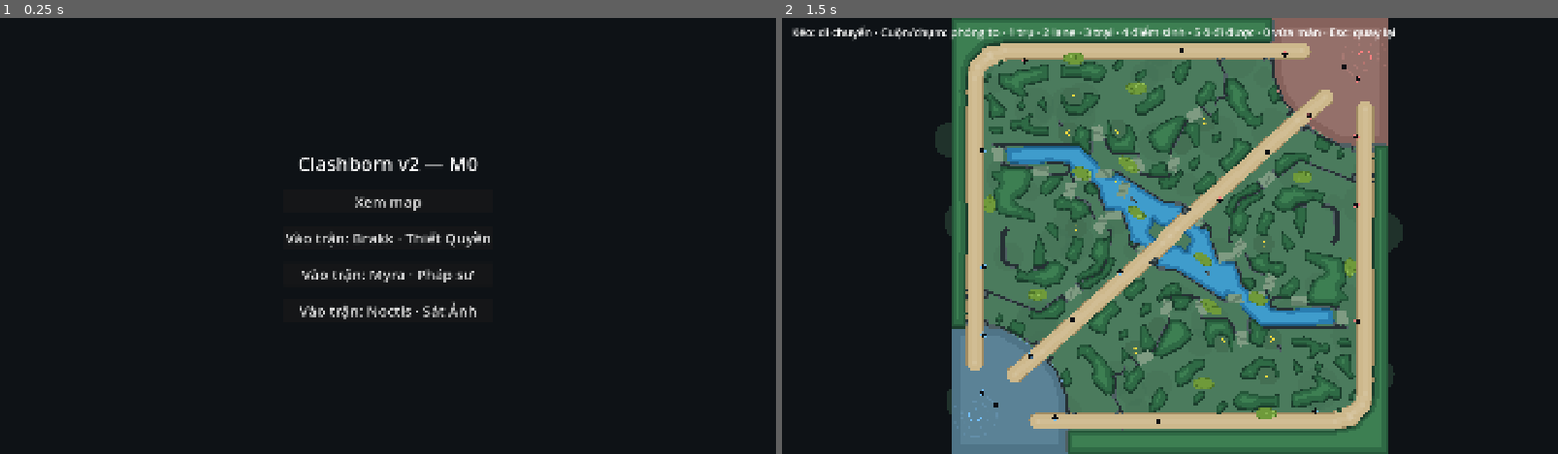
Above: before the commit, frames 1-2 (left to right).
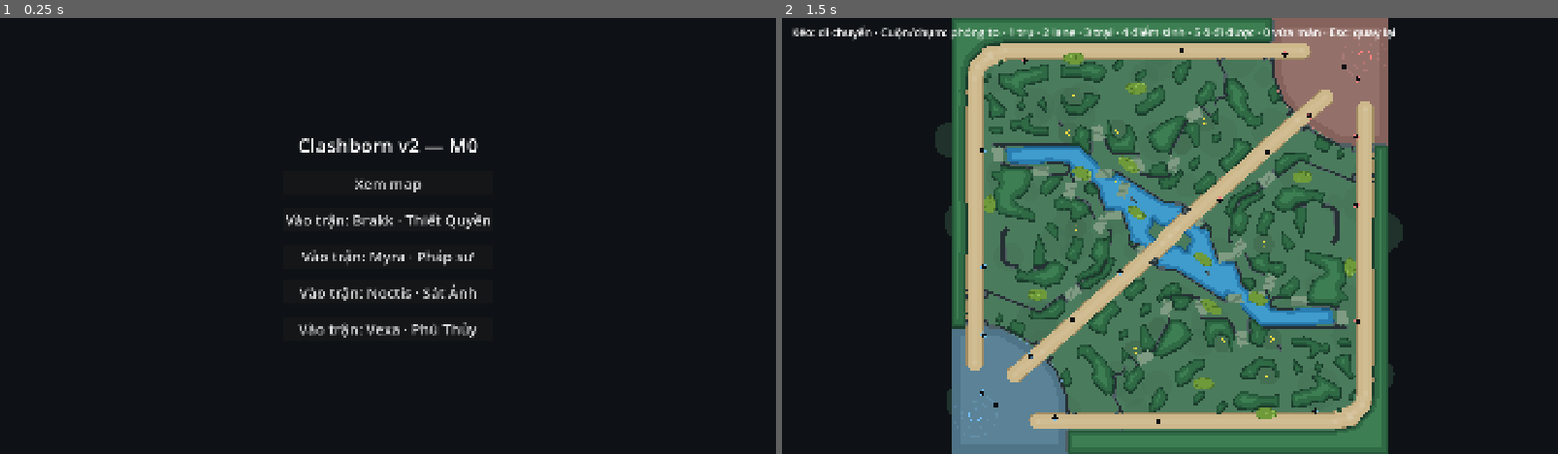
Above: after the commit, the same moments.

Repository: langhoangtien/clash-born-v2
Game: Godot game, scene res://app/main.tscn
The game is run twice, just before and just after one commit, with the same random seed, the same clock (stepped at 60 frames per second) and the same inputs.
Inputs (mouse positions are in pixels of both pictures, inside the frame that each line leads up to):
- Up to frame 1 (0.25 s): no input
- Up to frame 2 (1.5 s): click "Xem map" at 0.5 s; tap Enter at 1.25 s; move the mouse to (1340, 214) at 1.27 s; hold D from 1.28 s (still down); tap 0 at 1.35 s; click (1340, 214) at 1.42 s

The runs differ from the first frame. In frame 1, 3.1% of the frame differs, in the area x 36-64%, y 27-74%; in frame 2, nothing differs.

Commit message:
M6.4: Vexa đầy đủ — hút Trí tuệ, Q ếch, W sóng đẩy lùi, R tước phép, 3 talent (D-84)
- test_vexa: số liệu, nội tại (chỉ hero, không thanh tẩy, hết hạn), Q/W/R, Q II/W II/R II
- màn khởi động: vào trận Vexa
- 468 test xanh (+8), soak xanh

Co-Authored-By: Claude Opus 5.5 <noreply@anthropic.com>
Claude-Session: https://claude.ai/code/session_01U9XXiwXKA4KHDW2xJbUPmE

Diff:
--- a/app/main.gd
+++ b/app/main.gd
@@ -6,7 +6,7 @@
 const MAP_VIEWER: String = "res://app/map_viewer.tscn"
 const MATCH_SCENE: String = "res://app/match_scene.tscn"
 ## Tướng chơi thử được (tạm, tới khi có màn chọn tướng M8).
-const PLAYABLE: Array[StringName] = [&"brakk", &"myra", &"noctis"]
+const PLAYABLE: Array[StringName] = [&"brakk", &"myra", &"noctis", &"vexa"]
 
 
 func _ready() -> void:
--- /dev/null
+++ b/tests/sim/heroes/test_vexa.gd
@@ -0,0 +1,261 @@
+extends TestCase
+## M6.4: Vexa đúng bảng thiết kế (CONTENT.md): hút Trí tuệ, Q hóa ếch, W sóng gió (đẩy lùi),
+## R tước phép xuyên miễn phép, ba talent.
+
+const MAP_PATH: String = "res://data/maps/clashborn.tres"
+const BALANCE_PATH: String = "res://content/balance/balance_settings.tres"
+const EPS: float = 0.01
+const Slot := AbilityDef.Slot
+const MAGIC := DamageFormulas.DamageType.MAGIC
+
+static var _map: MapLayout
+static var _lib: ContentLibrary
+
+
+func _world(seed_value: int = 4) -> World:
+	if _map == null:
+		_map = load(MAP_PATH) as MapLayout
+		_lib = ContentLibrary.load_dir()
+	var w: World = World.new(seed_value, load(BALANCE_PATH) as BalanceSettings)
+	w.map = _map
+	w.add_system(MovementSystem.new(), World.Phase.MOVEMENT)
+	return w
+
+
+func _center() -> Vector2:
+	return _map.world_size() * 0.5 + Vector2(-900, 900)
+
+
+func _dir() -> Vector2:
+	return Vector2(1, -1).normalized()
+
+
+func _vexa(w: World, ranks: Array[int] = [0, 0, 0]) -> Entity:
+	var v: Entity = UnitFactory.hero(w, _lib.heroes[&"vexa"], 0, w.navigation(32.0).nearest_clear(_center()))
+	for i: int in range(3):
+		if ranks[i] > 0:
+			Abilities.set_rank(w, v, Abilities.of(v, [Slot.Q, Slot.W, Slot.R][i]), ranks[i])
+	v.mana = 5000.0
+	return v
+
+
+func _vexa20(w: World, talent: int) -> Entity:
+	var v: Entity = _vexa(w)
+	Progression.add_xp(w, v, 100000.0)
+	v.skill_points = 0
+	for slot: int in [Slot.Q, Slot.W, Slot.R]:
+		var a: AbilityInstance = Abilities.of(v, slot)
+		Abilities.set_rank(w, v, a, a.def.expected_ranks())
+	v.mana = 5000.0
+	w.submit(Command.choose_talent(v.id, talent))
+	w.step()
+	return v
+
+
+func _foe(w: World, at: Vector2, kind: Entity.Kind = Entity.Kind.HERO) -> Entity:
+	var e: Entity
+	if kind == Entity.Kind.HERO:
+		e = UnitFactory.hero(w, _lib.heroes[&"brakk"], 1, at)
+		e.stats.set_base(StatId.Id.MAX_HP, 100000)
+		e.stats.recompute()
+		e.health = e.stats.get_stat(StatId.Id.MAX_HP)
+		return e
+	e = Entity.new()
+	e.team = 1
+	e.kind = kind
+	e.radius = 24.0
+	e.position = at
+	e.stats = StatBlock.new(w.balance)
+	e.stats.set_base(StatId.Id.MAX_HP, 100000)
+	e.stats.set_base(StatId.Id.DAMAGE_TAKEN_MULTIPLIER, 1.0)
+	e.stats.set_base(StatId.Id.MOVEMENT_SPEED, 300)
+	return w.add_entity(e)
+
+
+## Sát thương phép thực nhận (sau kháng phép, hệ số nhận, miễn theo trạng thái).
+func _magic(w: World, e: Entity, amount: float, pierce: bool = false) -> float:
+	var st: StatBlock = e.stats
+	return DamageFormulas.final_damage(amount, MAGIC, st.get_stat(StatId.Id.PHYSICAL_ARMOR), st.get_stat(StatId.Id.MAGIC_ARMOR),
+		st.get_stat(StatId.Id.DAMAGE_TAKEN_MULTIPLIER), w.balance) * Rules.damage_factor(w, e, MAGIC, pierce)
+
+
+func _values(slot: int) -> Dictionary:
+	return (_lib.heroes[&"vexa"].abilities()[slot] as AbilityDef).values
+
+
+func _check_values(v: PackedFloat32Array, expected: Array) -> void:
+	assert_eq(v.size(), expected.size())
+	for i: int in range(mini(v.size(), expected.size())):
+		assert_near(v[i], expected[i], 0.0001)
+
+
+## Bước `n` tick, trả về tổng sát thương `e` nhận (theo sự kiện, không lẫn hồi máu).
+func _taken(w: World, e: Entity, n: int) -> float:
+	var sum: float = 0.0
+	for i: int in range(n):
+		w.step()
+		for ev: GameEvent in w.events:
+			if ev.type == &"damage_taken" and ev.target_id == e.id:
+				sum += ev.amount
+	return sum
+
+
+func _steps(w: World, n: int) -> void:
+	for i: int in range(n):
+		w.step()
+
+
+func _has(e: Entity, id: StringName) -> EffectInstance:
+	for inst: EffectInstance in e.effects:
+		if inst.def.id == id:
+			return inst
+	return null
+
+
+func test_vexa_data_matches_design_tables() -> void:
+	_world()
+	var innate: Dictionary = _values(Slot.INNATE)
+	_check_values(innate[&"drain"], [1.0, 1.0, 2.0, 2.0, 3.0, 3.0])
+	_check_values(innate[&"duration"], [20.0, 20.0, 25.0, 25.0, 30.0, 30.0])
+	var q: Dictionary = _values(Slot.Q)
+	_check_values(q[&"hex_duration"], [1.5, 2.0, 2.5, 3.0, 3.5])
+	_check_values(q[&"cooldown"], [20.0, 18.0, 16.0, 14.0, 12.0])
+	_check_values(q[&"mana"], [100.0, 110.0, 120.0, 130.0, 140.0])
+	_check_values(q[&"cast_range"], [600.0, 600.0, 600.0, 600.0, 600.0])
+	var wv: Dictionary = _values(Slot.W)
+	_check_values(wv[&"damage"], [60.0, 100.0, 140.0, 180.0, 220.0])
+	_check_values(wv[&"push"], [300.0, 300.0, 300.0, 300.0, 300.0])
+	_check_values(wv[&"length"], [700.0, 700.0, 700.0, 700.0, 700.0])
+	_check_values(wv[&"width"], [250.0, 250.0, 250.0, 250.0, 250.0])
+	_check_values(wv[&"cooldown"], [14.0, 13.0, 12.0, 11.0, 10.0])
+	_check_values(wv[&"mana"], [90.0, 95.0, 100.0, 105.0, 110.0])
+	var r: Dictionary = _values(Slot.R)
+	_check_values(r[&"slow"], [0.5, 0.6, 0.7])
+	_check_values(r[&"slow_duration"], [3.0, 3.5, 4.0])
+	_check_values(r[&"damage_per_buff"], [80.0, 120.0, 160.0])
+	_check_values(r[&"cooldown"], [70.0, 60.0, 50.0])
+	_check_values(r[&"mana"], [150.0, 175.0, 200.0])
+	_check_values(r[&"cast_range"], [700.0, 700.0, 700.0])
+	assert_true((_lib.heroes[&"vexa"].abilities()[Slot.R] as AbilityDef).pierces_magic_immunity, "R xuyên miễn phép")
+	assert_near(_lib.heroes[&"vexa"].stats.attack_range, 550.0, EPS)
+
+
+func test_vexa_innate_drains_intelligence_from_heroes_only() -> void:
+	var w: World = _world()
+	var v: Entity = _vexa(w)
+	var foe: Entity = _foe(w, v.position + _dir() * 400.0)
+	var creep: Entity = _foe(w, v.position - _dir() * 400.0, Entity.Kind.LANE_CREEP)
+	var my_int: float = v.stats.get_stat(StatId.Id.INTELLIGENCE)
+	var foe_int: float = foe.stats.get_stat(StatId.Id.INTELLIGENCE)
+	w.submit(Command.attack(v.id, foe.id))
+	var hits: int = 0
+	while hits < 3:
+		w.step()
+		for ev: GameEvent in w.events:
+			hits += int(ev.type == &"attack_landed" and ev.source_id == v.id)
+	w.submit(Command.stop(v.id))
+	w.step()
+	assert_near(v.stats.get_stat(StatId.Id.INTELLIGENCE), my_int + 3.0, EPS, "bậc 1: +1 mỗi đòn, mỗi đòn một bản riêng")
+	assert_near(foe.stats.get_stat(StatId.Id.INTELLIGENCE), foe_int - 3.0, EPS)
+	var basic: DispelAction = DispelAction.new()
+	basic.target = ActionDef.Target.SELF
+	basic.level = EffectDef.Dispel.STRONG
+	ActionRunner.run(w, [basic], ExprContext.make(foe, foe), foe.id)
+	w.step()
+	assert_near(foe.stats.get_stat(StatId.Id.INTELLIGENCE), foe_int - 3.0, EPS, "không bị thanh tẩy")
+	w.submit(Command.attack(v.id, creep.id))
+	_steps(w, 90)
+	assert_near(v.stats.get_stat(StatId.Id.INTELLIGENCE), my_int + 3.0, EPS, "đánh lính không hút")
+	_steps(w, 20 * 30)
+	assert_near(v.stats.get_stat(StatId.Id.INTELLIGENCE), my_int, EPS, "hết 20 s thì trả lại")
+	assert_near(foe.stats.get_stat(StatId.Id.INTELLIGENCE), foe_int, EPS)
+
+
+func test_vexa_q_hex_by_rank() -> void:
+	var w: World = _world()
+	var v: Entity = _vexa(w, [3, 0, 0])
+	var foe: Entity = _foe(w, v.position + _dir() * 400.0)
+	w.submit(Command.cast(v.id, Slot.Q, foe.id))
+	_steps(w, 2)
+	assert_true(Rules.has_state(foe, UnitState.Id.HEXED))
+	var hex: EffectInstance = _has(foe, &"vexa_frog")
+	assert_eq(hex.end_tick - hex.start_tick, 75, "cấp 3: 2.5 s")
+	assert_false(Rules.can_attack(foe))
+	assert_near(foe.stats.get_stat(StatId.Id.MOVEMENT_SPEED), w.balance.hex_move_speed, EPS)
+
+
+func test_vexa_w_rect_damage_and_push_away() -> void:
+	var w: World = _world()
+	var v: Entity = _vexa(w, [0, 2, 0])
+	var near: Entity = _foe(w, v.position + _dir() * 300.0)
+	var edge: Entity = _foe(w, v.position + _dir() * 500.0 + _dir().orthogonal() * (125.0 + 20.0))
+	var wide: Entity = _foe(w, v.position + _dir() * 500.0 + _dir().orthogonal() * (125.0 + 60.0))
+	var tower: Entity = _foe(w, v.position + _dir() * 150.0 + _dir().orthogonal() * 80.0, Entity.Kind.TOWER)
+	var start: Vector2 = near.position
+	w.submit(Command.cast(v.id, Slot.W, -1, Vector2.INF, _dir()))
+	assert_near(_taken(w, near, 14), _magic(w, near, 100.0), 0.01, "cấp 2: 100 phép")
+	assert_true(edge.health < edge.stats.get_stat(StatId.Id.MAX_HP), "mép thân chạm vùng rộng 250 thì trúng")
+	assert_near(wide.health, wide.stats.get_stat(StatId.Id.MAX_HP), EPS, "ngoài bề rộng không trúng")
+	assert_near(tower.health, 100000.0, EPS, "không trúng công trình")
+	assert_near(near.position.distance_to(start), 300.0, 2.0, "bị đẩy 300")
+	assert_true(near.position.distance_to(v.position) > start.distance_to(v.position), "ra xa Vexa")
+
+
+func test_vexa_r_purges_through_bkb_damage_per_buff_then_slow() -> void:
+	var w: World = _world()
+	var v: Entity = _vexa(w, [0, 0, 1])
+	var foe: Entity = _foe(w, v.position + _dir() * 500.0)
+	var haste: EffectDef = EffectDef.new()
+	haste.id = &"test_haste"
+	haste.tags = [&"buff"]
+	var guard: EffectDef = EffectDef.new()
+	guard.id = &"test_guard"
+	guard.tags = [&"buff"]
+	Effects.apply(w, foe, haste, foe, {}, "10")
+	Effects.apply(w, foe, guard, foe, {}, "10")
+	Effects.apply(w, foe, _lib.effects[&"magic_immune"], foe, {}, "10")
+	var speed: float = foe.stats.get_stat(StatId.Id.MOVEMENT_SPEED)
+	w.submit(Command.cast(v.id, Slot.R, foe.id))
+	_steps(w, 2)
+	assert_true(_has(foe, &"test_haste") == null and _has(foe, &"test_guard") == null, "tước hiệu ứng có lợi, kể cả đang miễn phép")
+	assert_true(_has(foe, &"magic_immune") != null, "miễn phép (không thanh tẩy được) không bị tước")
+	assert_near(foe.stats.get_stat(StatId.Id.MAX_HP) - foe.health, 2 * _magic(w, foe, 80.0, true), 1.0, "80 phép mỗi hiệu ứng bị tước, xuyên miễn phép")
+	assert_near(foe.stats.get_stat(StatId.Id.MOVEMENT_SPEED), speed * 0.5, 1.0, "chậm 50%")
+	var slow: EffectInstance = _has(foe, &"vexa_purge_slow")
+	assert_eq(slow.end_tick - slow.start_tick, 90, "3 s")
+
+
+func test_vexa_q_ii_hexed_takes_more_damage() -> void:
+	var w: World = _world()
+	var v: Entity = _vexa20(w, Slot.Q)
+	var foe: Entity = _foe(w, v.position + _dir() * 400.0)
+	w.submit(Command.cast(v.id, Slot.Q, foe.id))
+	_steps(w, 2)
+	assert_near(foe.stats.get_stat(StatId.Id.DAMAGE_TAKEN_MULTIPLIER), 1.2, EPS, "ếch nhận thêm 20%")
+
+
+func test_vexa_w_ii_wider_stronger_further() -> void:
+	var w: World = _world()
+	var v: Entity = _vexa20(w, Slot.W)
+	var near: Entity = _foe(w, v.position + _dir() * 300.0)
+	var edge: Entity = _foe(w, v.position + _dir() * 500.0 + _dir().orthogonal() * (175.0 + 20.0))
+	var start: Vector2 = near.position
+	w.submit(Command.cast(v.id, Slot.W, -1, Vector2.INF, _dir()))
+	assert_near(_taken(w, near, 20), _magic(w, near, 320.0), 0.01, "cấp 5 + 100")
+	assert_true(edge.health < edge.stats.get_stat(StatId.Id.MAX_HP), "rộng 350")
+	assert_near(near.position.distance_to(start), 450.0, 3.0, "đẩy 450")
+
+
+func test_vexa_r_ii_root_instead_of_slow_and_shorter_cooldown() -> void:
+	var w: World = _world()
+	var v: Entity = _vexa20(w, Slot.R)
+	var foe: Entity = _foe(w, v.position + _dir() * 500.0)
+	var speed: float = foe.stats.get_stat(StatId.Id.MOVEMENT_SPEED)
+	w.submit(Command.cast(v.id, Slot.R, foe.id))
+	_steps(w, 2)
+	assert_true(Rules.has_state(foe, UnitState.Id.ROOTED), "trói")
+	var root: EffectInstance = _has(foe, &"root")
+	assert_eq(root.end_tick - root.start_tick, 60, "2 s")
+	assert_near(foe.stats.get_stat(StatId.Id.MOVEMENT_SPEED), speed, 1.0, "không làm chậm")
+	var r: AbilityInstance = Abilities.of(v, Slot.R)
+	assert_near(Abilities.value(v, r, &"cooldown"), 30.0, EPS, "50 − 20")
Not shown, added: tests/sim/heroes/test_vexa.gd.uid
Not shown, changed: docs/DECISIONS.md
Not shown, changed: docs/ROADMAP.md
